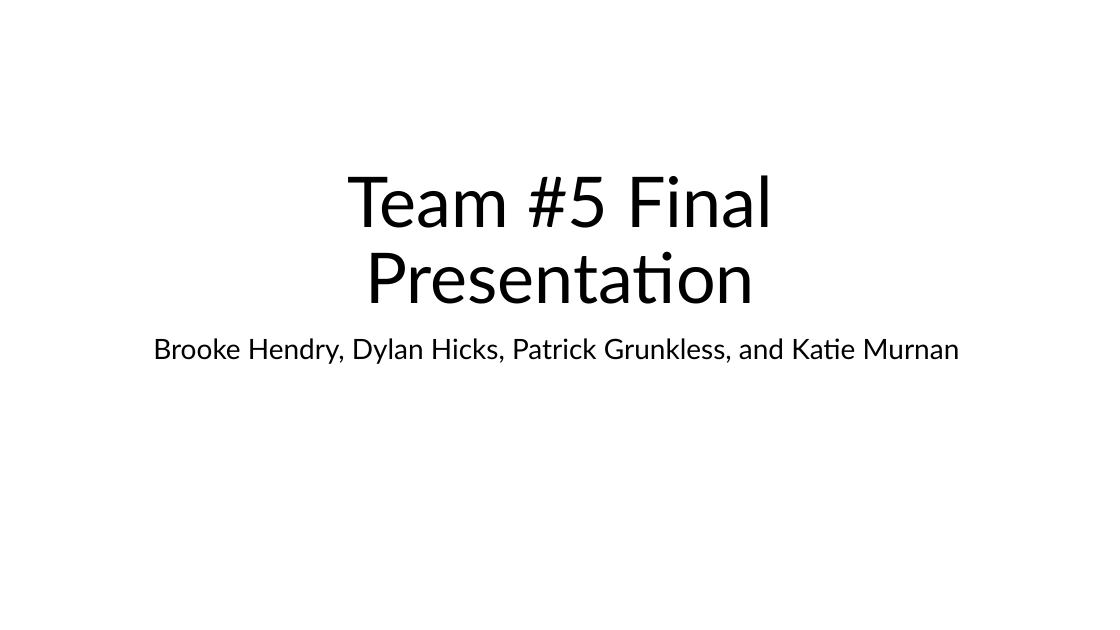
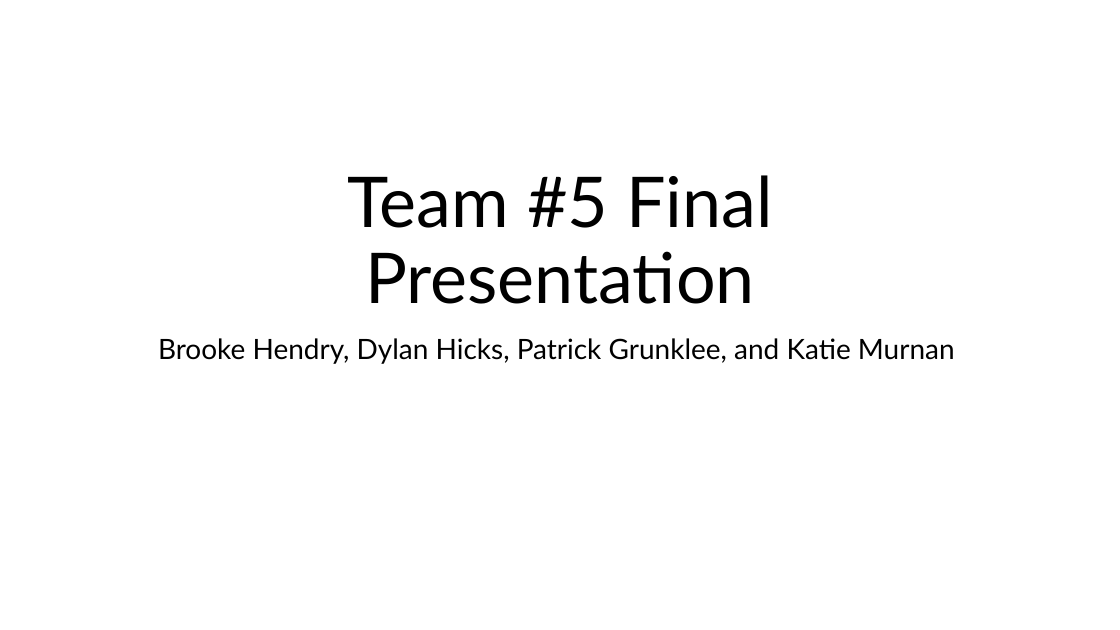
Before and after one commit to patrickgrunklee/510-Project, a slide deck: slide 1 of phase 2/Presentation 510.pptx. Drawn at 1120x630 pixels with LibreOffice and Linux fonts; fonts in the diff are those of the drawing. Boxes give left, top, right and bottom in pixels: in the first picture for what was removed or moved away, otherwise in the second. Text is boxed around its words. In the diff, an @@ line names an element or a change of style, - is before the commit and + after.

```diff
--- a/phase 2/Presentation 510.pptx
+++ b/phase 2/Presentation 510.pptx
@@ subtitle at (158, 338, 955, 364): text changed @@
-Brooke Hendry, Dylan Hicks, Patrick Grunkless, and Katie Murnan
+Brooke Hendry, Dylan Hicks, Patrick Grunklee, and Katie Murnan
```
Also in this commit, not shown: 1 slide added, 3 other files.
